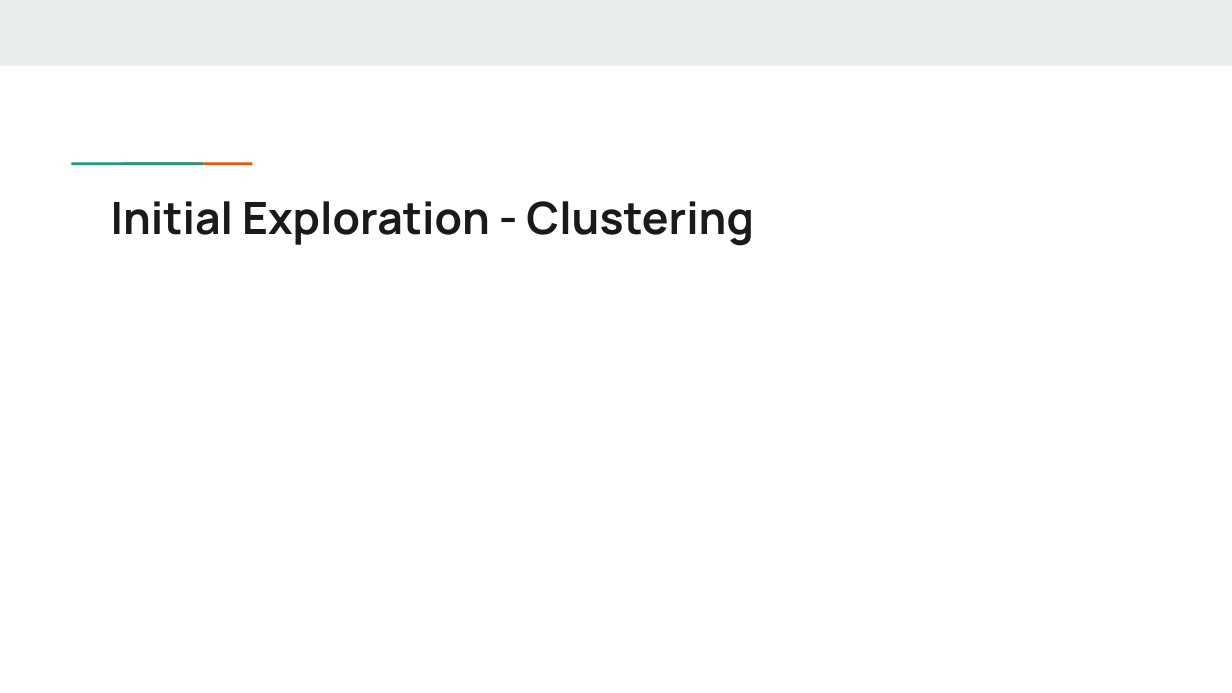
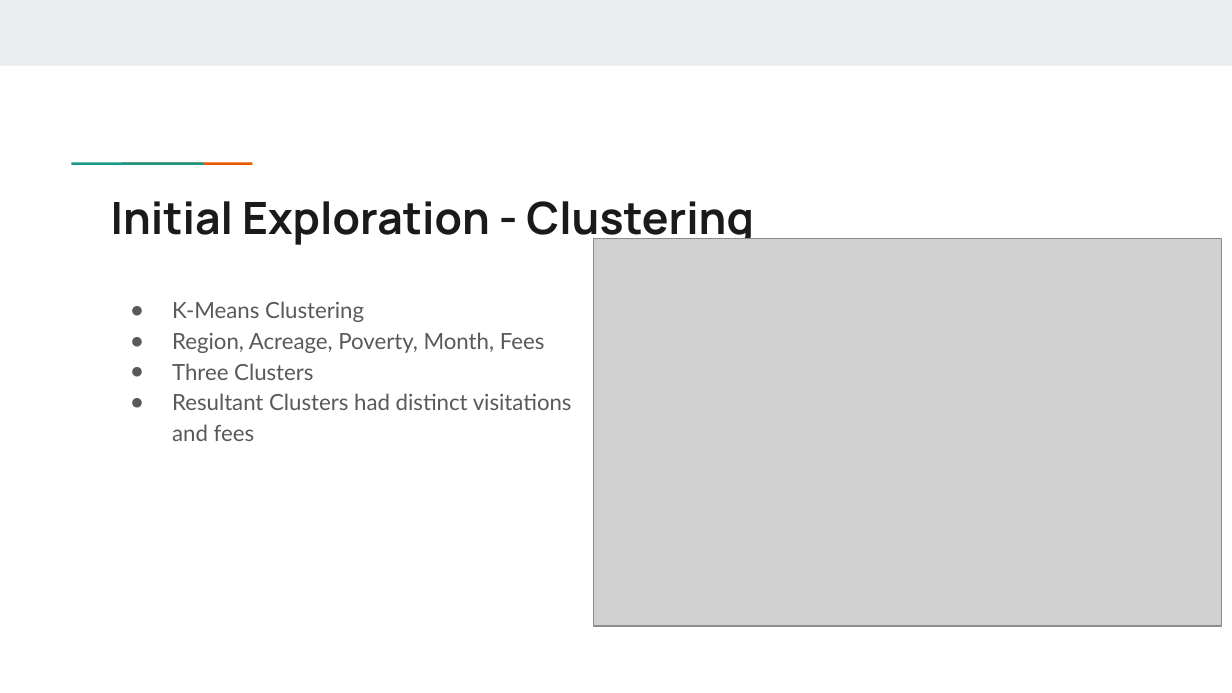
Before and after one commit to JViehman/NationalParks, a slide deck: slide 4 of Presentations/Presentation03.pptx. Drawn at 1232x693 pixels with LibreOffice and Linux fonts; fonts in the diff are those of the drawing; grey boxes stand for pictures. Boxes give left, top, right and bottom in pixels: in the first picture for what was removed or moved away, otherwise in the second. Text is boxed around its words. In the diff, an @@ line names an element or a change of style, - is before the commit and + after.

Commit message:
Added Clustering

```diff
--- a/Presentations/Presentation03.pptx
+++ b/Presentations/Presentation03.pptx
@@ picture added at [594,239,1222,627] @@
@@ text added at [172,301,572,441], 13 pt, text #595959 @@
+● K-Means Clustering
+● Region, Acreage, Poverty, Month, Fees
+● Three Clusters
+● Resultant Clusters had distinct visitations and fees
```
Also in this commit, not shown: 1 other slide changed, 1 slide added, 3 other files.
